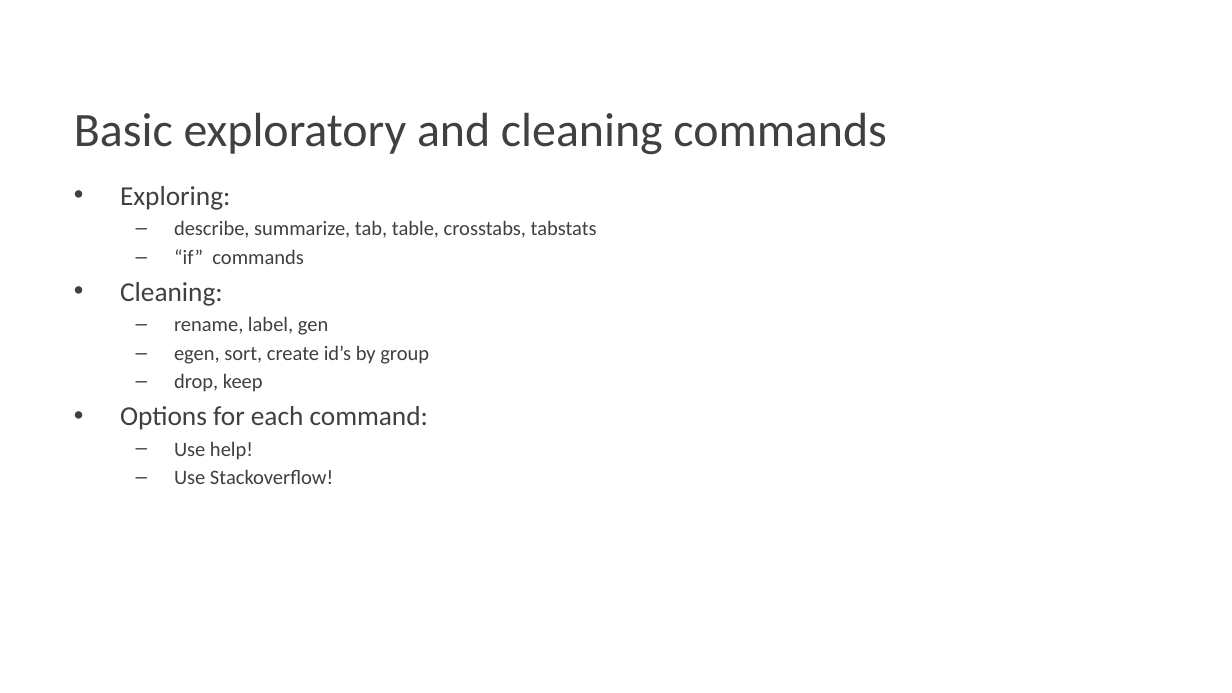
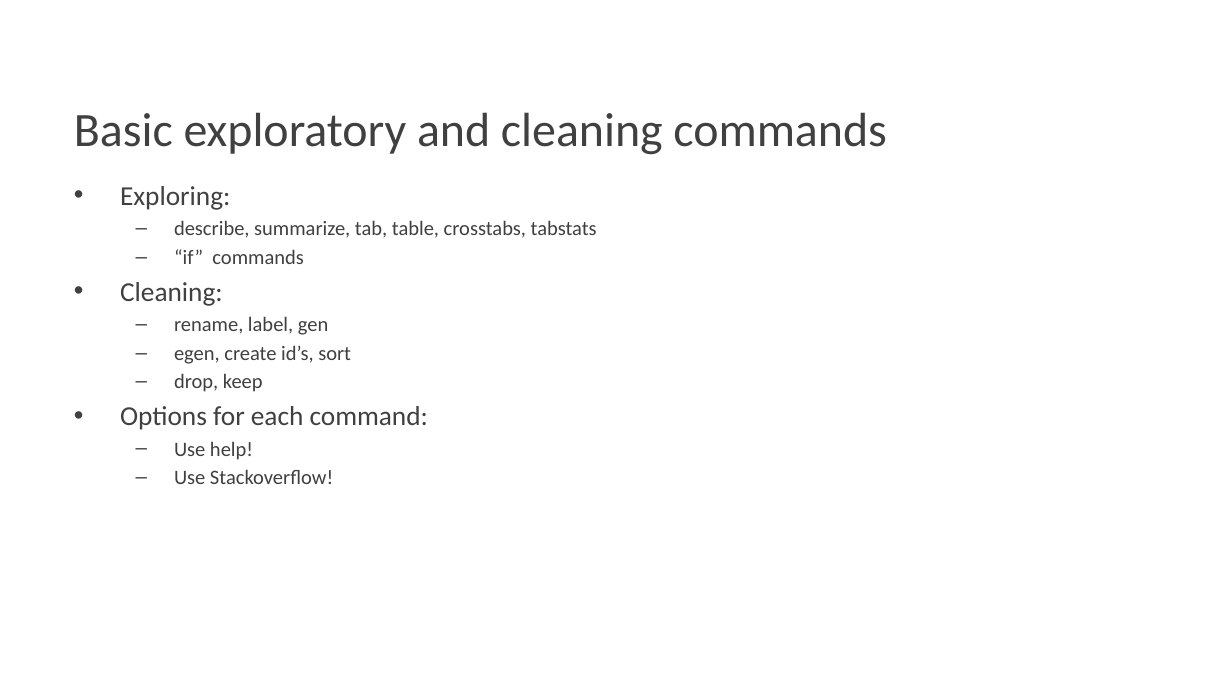
Before and after one commit to alf10087/stata_workshop, a slide deck: slide 7 of Stata Workshop 09-09.pptx. Drawn at 1232x693 pixels with LibreOffice and Linux fonts; fonts in the diff are those of the drawing; background and template pictures are left out. Boxes give left, top, right and bottom in pixels: in the first picture for what was removed or moved away, otherwise in the second. Text is boxed around its words. In the diff, an @@ line names an element or a change of style, - is before the commit and + after.

```diff
--- a/Stata Workshop 09-09.pptx
+++ b/Stata Workshop 09-09.pptx
@@ text at (174,345,351,364): text changed @@
-  – egen, sort, create id’s by group
+  – egen, create id’s, sort
```
Also in this commit, not shown: 3 other slides changed, 4 slides added, 1 slide removed.
